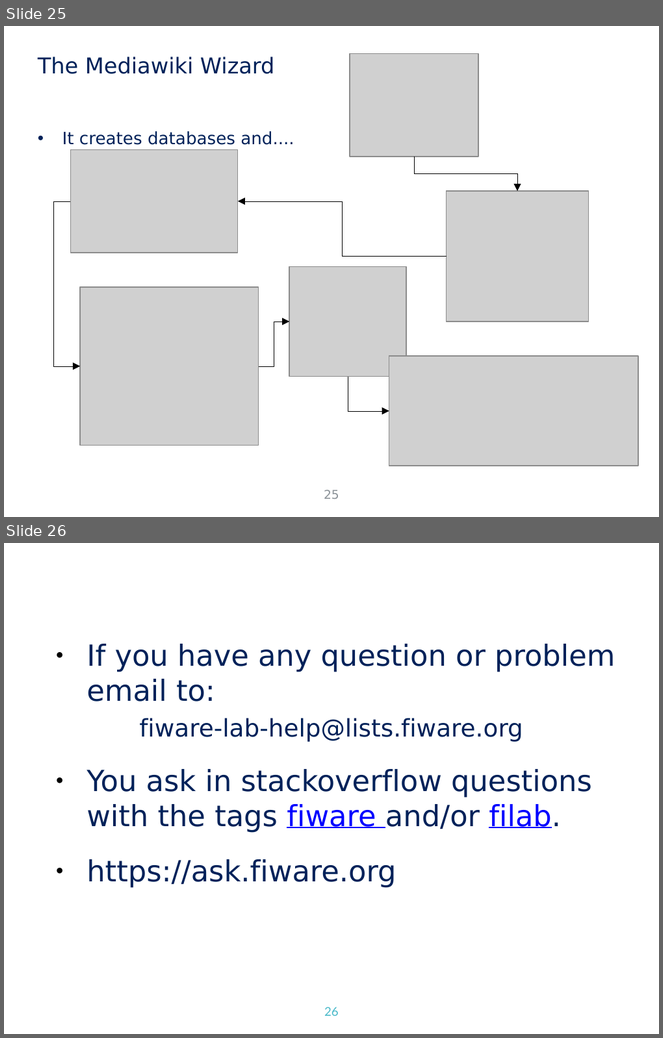
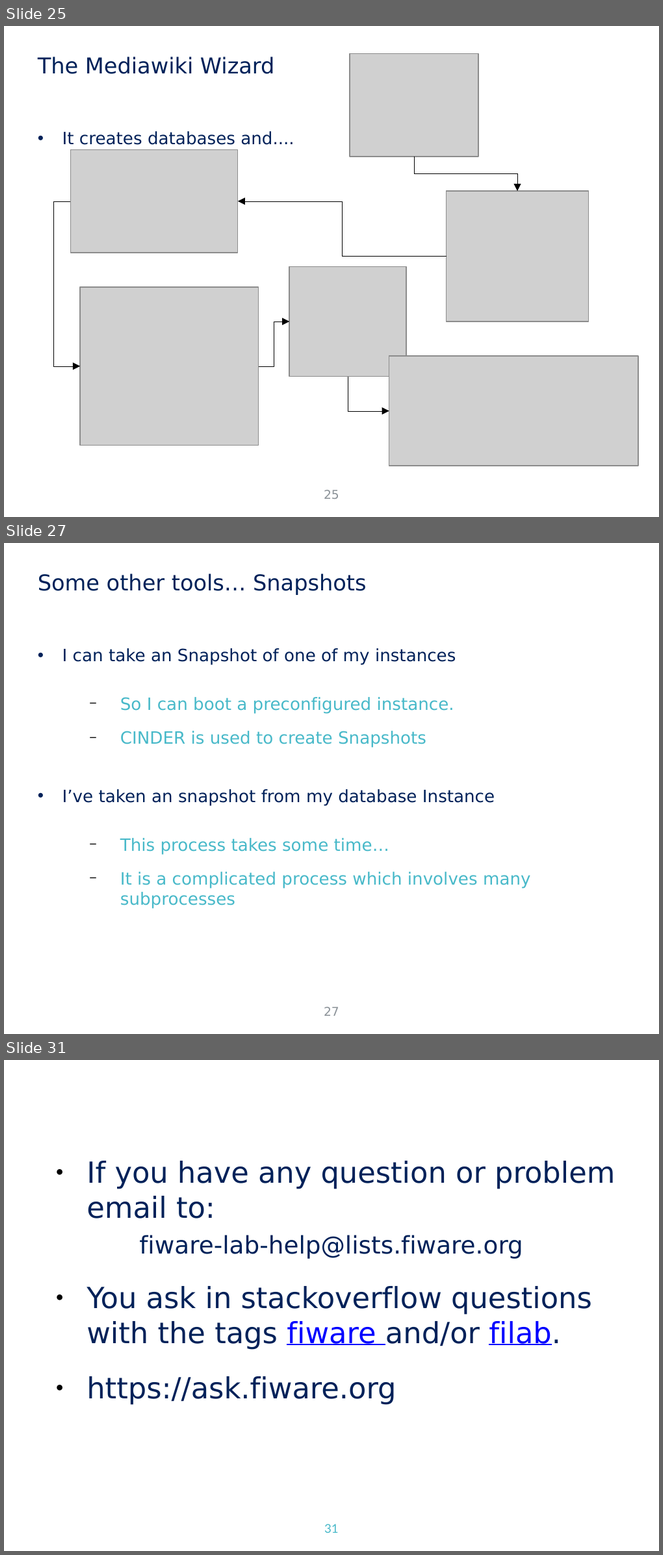
Before and after one commit to jicarretero/SummitMalaga2016, a slide deck: FiwareMalaga.odp. Shown one above the other, each under a label of ours: slides 25 and 26 before the commit, slides 25, 27 and 31 after it; the slides between them are not shown. The pictures are 663x1038 and 663x1555 pixels, drawn with LibreOffice and Linux fonts; fonts in the diff are those of the drawing; grey boxes stand for pictures; background and template pictures are left out. Boxes give left, top, right and bottom in pixels: in the first picture for what was removed or moved away, otherwise in the second. Text is boxed around its words. In the diff, an @@ line names an element or a change of style, - is before the commit and + after.

Commit message:
Added a couple of slides about Cinder and Swift

```diff
--- a/FiwareMalaga.odp
+++ b/FiwareMalaga.odp
@@ slide 27 added at [4,543,659,1034], background #FFFFFF @@
@@ title added at [38,574,366,595], 18 pt, text #002159 @@
+Some other tools… Snapshots
@@ text added at [62,648,531,909], 14 pt, text #48B9C9 @@
+• I can take an Snapshot of one of my instances
+  − So I can boot a preconfigured instance.
+  − CINDER is used to create Snapshots
+• I’ve taken an snapshot from my database Instance
+  − This process takes some time…
+  − It is a complicated process which involves many subprocesses
@@ page number added at [324,1007,339,1016], 10 pt, text #8B9298 @@
+27
@@ what was slide 26 is now slide 31 @@
@@ page number at [324,1524,339,1533]: text changed @@
-26
+31
```
Also in this commit, not shown: 3 slides changed, 4 other slides added.
